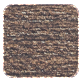
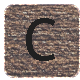
Revision of a layered 80px x 80px image; what changed, layer by layer:
painted on "dn" over [3, 4, 80, 78]
